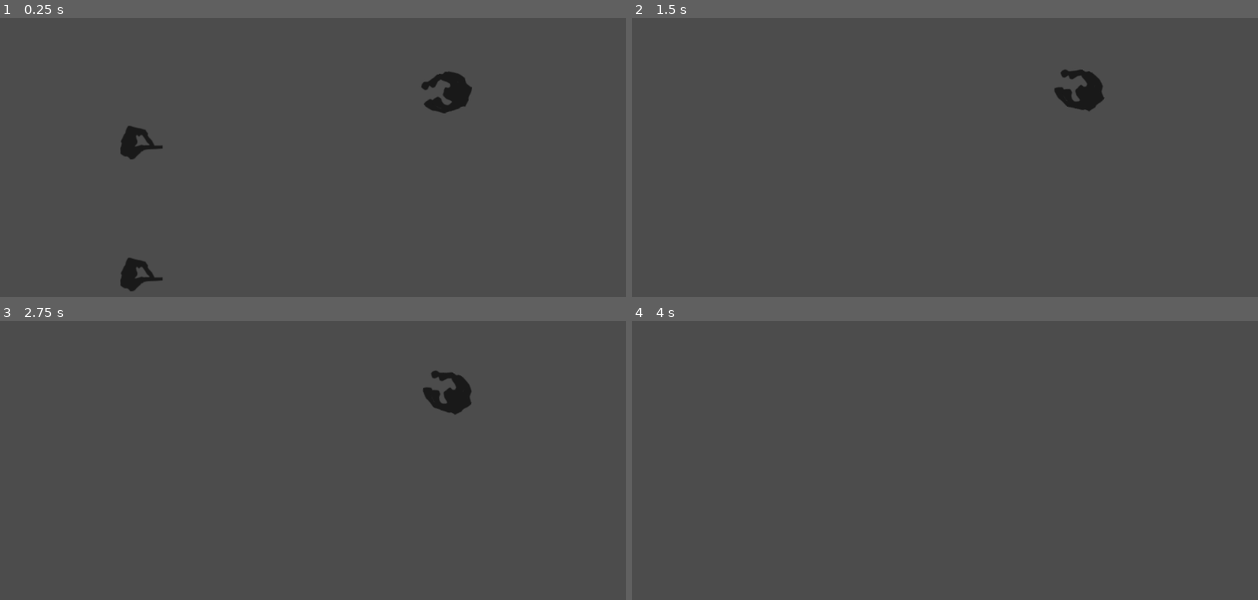
Above: before the commit, frames 1-4 (two rows, left to right).
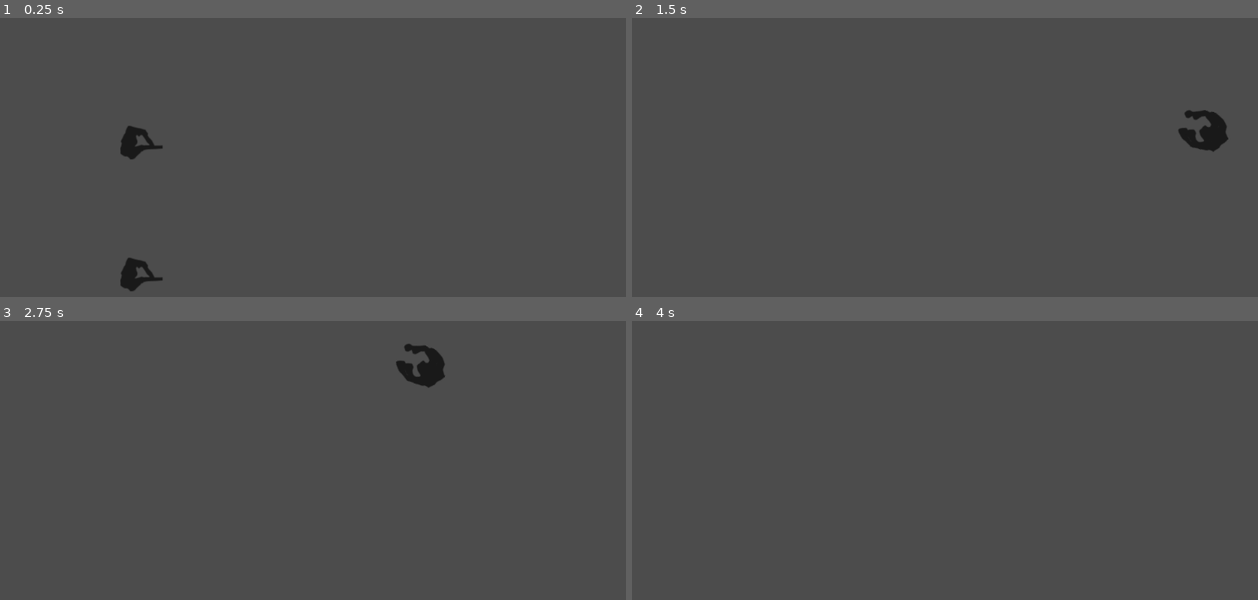
Above: after the commit, the same moments.

Repository: WisartArfun/GameJamSoi2019-16-02
Game: Godot game, scene res://Root.tscn
Same seed, same stepped clock (60 frames per second), same inputs: the game is played once before the commit and once after it.
Inputs:
- Up to frame 1 (0.25 s): no input
- Up to frame 2 (1.5 s): hold Up (ui_up) 0.53-1.28 s; hold Down (ui_down) from 1.28 s (still down)
- Up to frame 3 (2.75 s): release Down (ui_down) at 2.03 s; hold Up (ui_up) from 2.03 s (still down)
- Up to frame 4 (4 s): tap Enter at 3.5 s; release Up (ui_up) at 3.53 s; hold Down (ui_down) from 3.53 s (still down)

The runs differ from the first frame. In frame 1, 0.7% of the frame differs, in the area x 67-76%, y 19-35%; in frame 2, 1.3%, in the area x 67-96%, y 18-48%; in frame 3, 1.3%; in frame 4, nothing differs.

Commit message:
monster walks again

Diff:
--- a/Root.tscn
+++ b/Root.tscn
@@ -4,11 +4,11 @@
 [ext_resource path="res://Graphics/zombie.png" type="Texture" id=2]
 [ext_resource path="res://Scripts/Player.tscn" type="PackedScene" id=3]
 
-[node name="Root" type="Node"]
+[node name="Root" type="Node" index="0"]
 
 [node name="Zombie" parent="." index="0" instance=ExtResource( 1 )]
 
-position = Vector2( 761, 244 )
+position = Vector2( 1246, 332 )
 
 [node name="zombie" type="Sprite" parent="Zombie" index="2"]
 
--- a/Scripts/Zombie.gd
+++ b/Scripts/Zombie.gd
@@ -15,7 +15,7 @@
 	var vec_to_player = player.global_position - global_position
 	vec_to_player = vec_to_player.normalized()
 	global_rotation = atan2(vec_to_player.y, vec_to_player.x)
-	var collision = move_and_collide(vec_to_player * MOVE_SPEED * delta * 0)
+	var collision = move_and_collide(vec_to_player * MOVE_SPEED * delta)
 	if collision:
 		var name = collision.collider.get_name()
 		if name == "Player":
